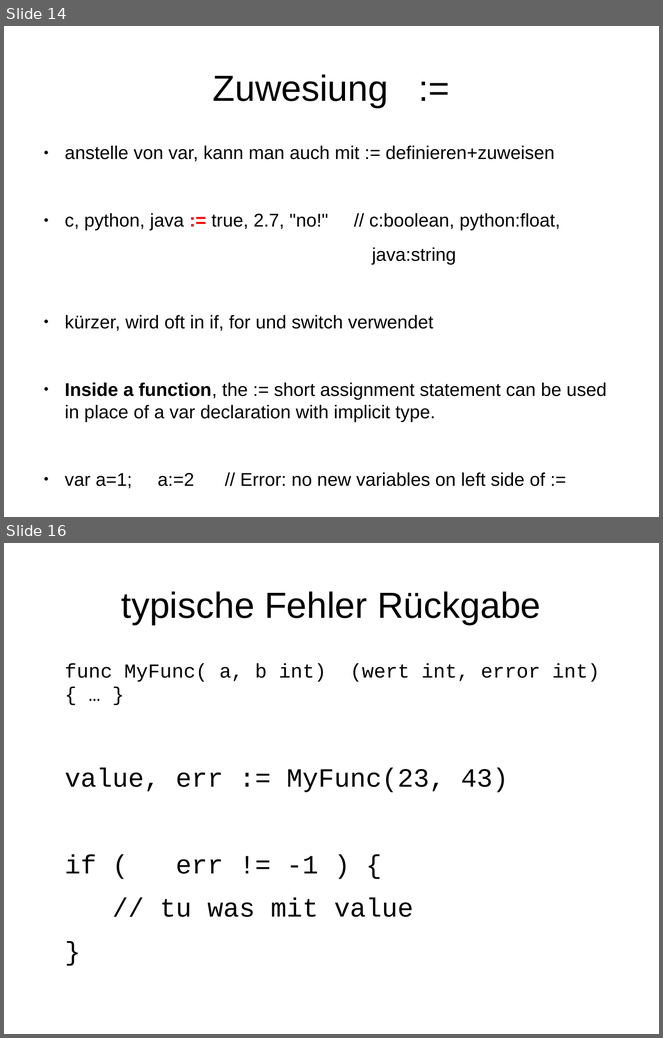
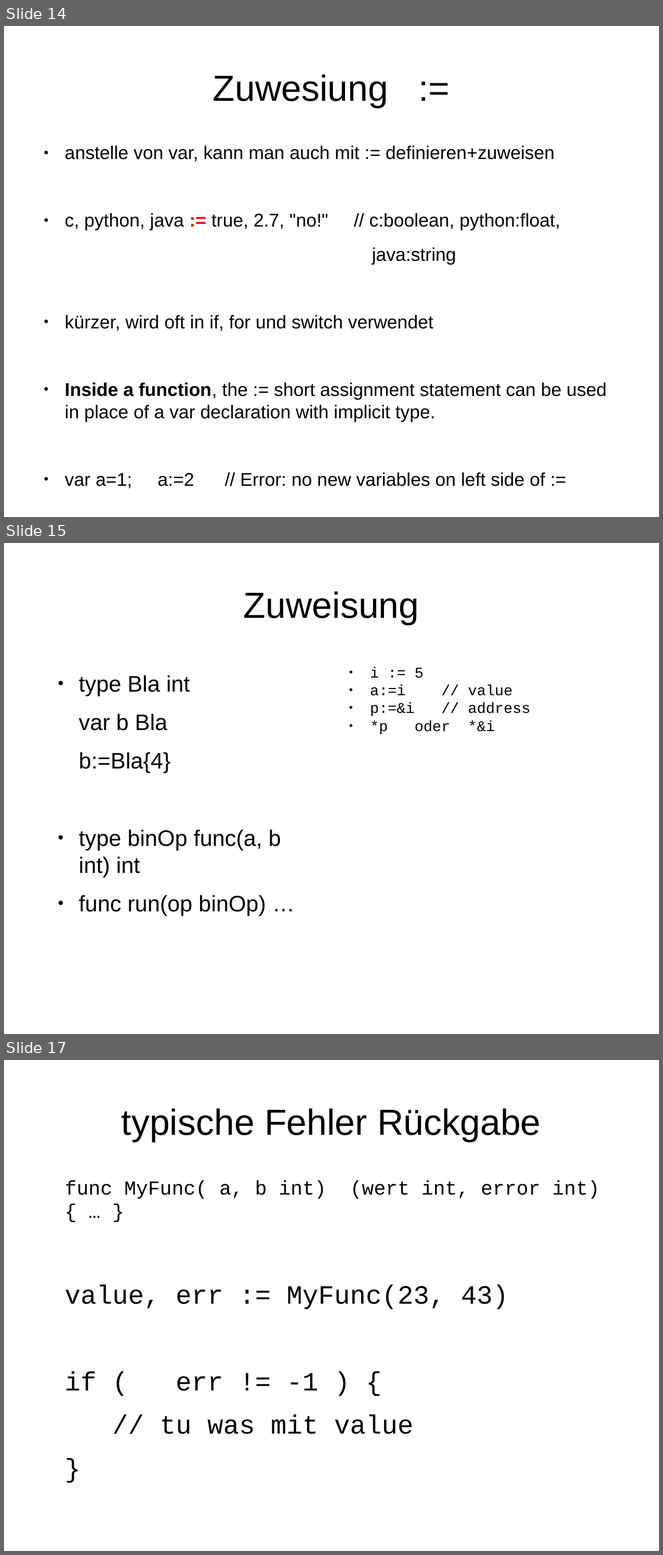
Before and after one commit to rayank77b/smallStuffs, a slide deck: programmierung/vortrag/golang.odp. Shown one above the other, each under a label of ours: slides 14 and 16 before the commit, slides 14, 15 and 17 after it; the slides between them are not shown. The pictures are 663x1038 and 663x1555 pixels, drawn with LibreOffice and Linux fonts; fonts in the diff are those of the drawing. Boxes give left, top, right and bottom in pixels: in the first picture for what was removed or moved away, otherwise in the second. Text is boxed around its words. In the diff, an @@ line names an element or a change of style, - is before the commit and + after.

```diff
--- a/programmierung/vortrag/golang.odp
+++ b/programmierung/vortrag/golang.odp
@@ slide 15 added at bbox=[4, 543, 659, 1034], background #FFFFFF @@
@@ title added at bbox=[244, 591, 419, 625], 44 pt, text #000000 @@
+Zuweisung
@@ text added at bbox=[370, 667, 531, 734], 18 pt, text #000000 @@
+● i := 5
+● a:=i // value
+● p:=&i // address
+● *p oder *&i
@@ text added at bbox=[79, 675, 281, 916], 27.2 pt, text #000000 @@
+● type Bla int
+var b Bla
+b:=Bla{4}
+● type binOp func(a, b int) int
+● func run(op binOp) …
@@ what was slide 16 is now slide 17 @@
```
Also in this commit, not shown: 6 slides changed.
